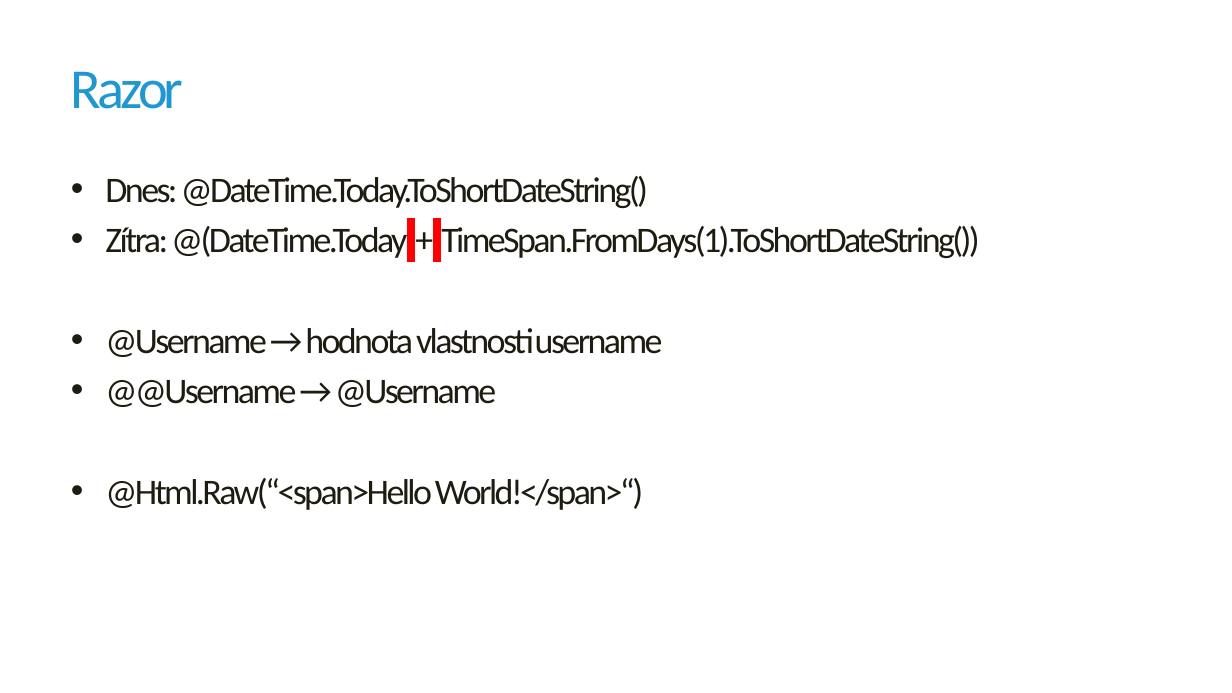
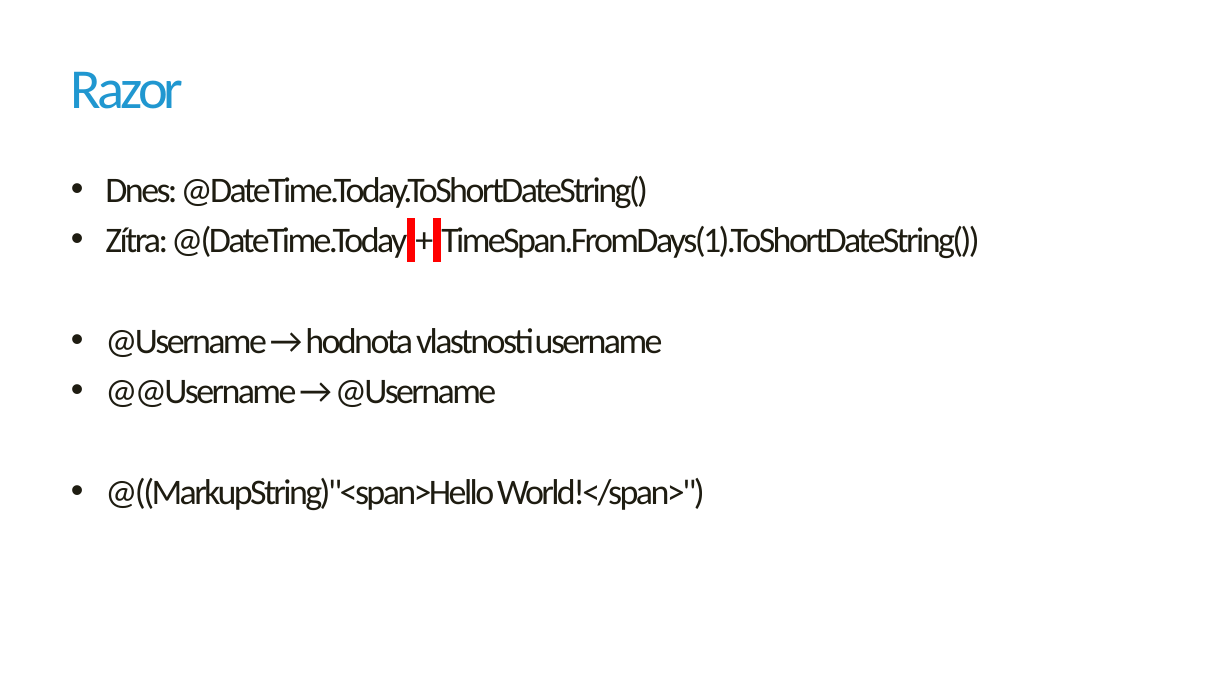
Before and after one commit to jirikanda/BlazorDemos, a slide deck: slide 5 of Presentation/02 - Blazor - Komponenty.pptx. Drawn at 1232x693 pixels with LibreOffice and Linux fonts; fonts in the diff are those of the drawing; background and template pictures are left out. Boxes give left, top, right and bottom in pixels: in the first picture for what was removed or moved away, otherwise in the second. Text is boxed around its words. In the diff, an @@ line names an element or a change of style, - is before the commit and + after.

```diff
--- a/Presentation/02 - Blazor - Komponenty.pptx
+++ b/Presentation/02 - Blazor - Komponenty.pptx
@@ text at (105, 478, 705, 510): text changed @@
-• @Html.Raw(“<span>Hello World!</span>“)
+• @((MarkupString)"<span>Hello World!</span>")
```
Also in this commit, not shown: 2 other slides changed, 53 other files.
